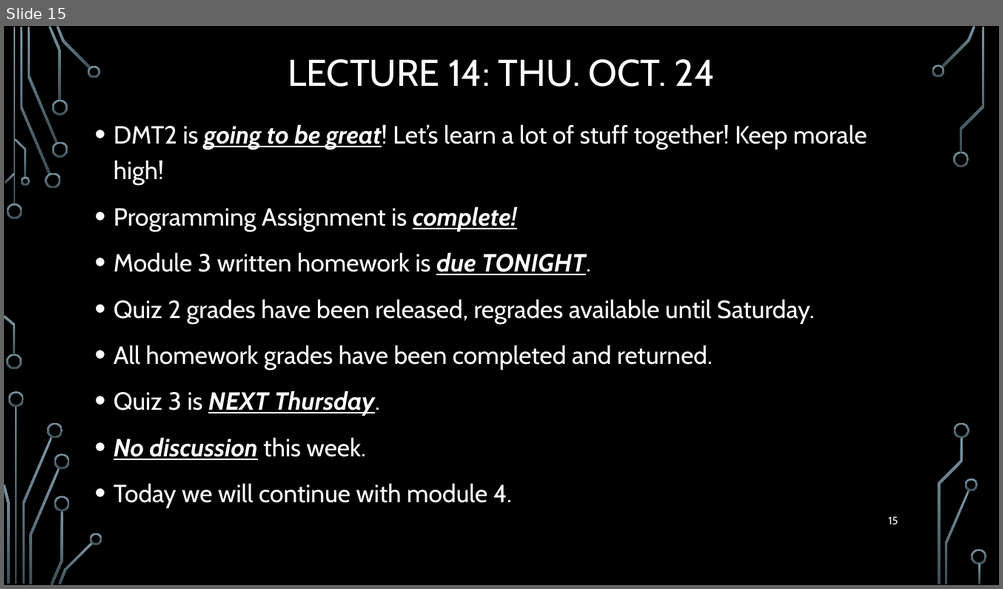
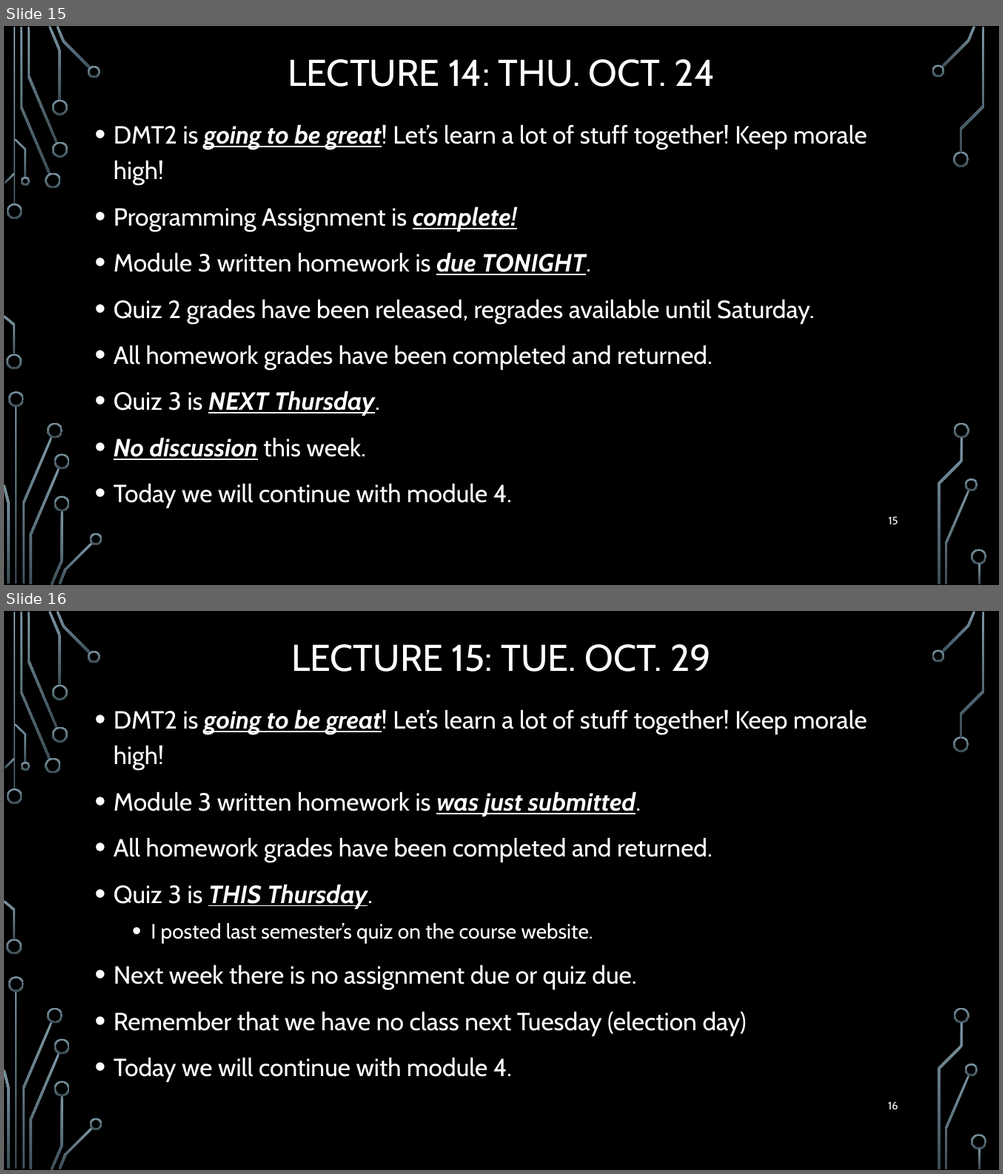
Before and after one commit to markfloryan/dmt2, a slide deck: slides/00-DailyAnnouncements.pptx. Shown one above the other, each under a label of ours: slide 15 before the commit, slides 15 and 16 after it. The pictures are 1003x589 and 1003x1174 pixels, drawn with LibreOffice and Linux fonts; fonts in the diff are those of the drawing; background and template pictures are left out. Boxes give left, top, right and bottom in pixels: in the first picture for what was removed or moved away, otherwise in the second. Text is boxed around its words. In the diff, an @@ line names an element or a change of style, - is before the commit and + after.

```diff
--- a/slides/00-DailyAnnouncements.pptx
+++ b/slides/00-DailyAnnouncements.pptx
@@ slide 16 added at (x1=4, y1=611, x2=999, y2=1170), background picture (left out); not listed: 36 template elements that a slide beside it also shows @@
@@ title added at (x1=291, y1=644, x2=711, y2=672), 36 pt, text #FFFFFF @@
+LECTURE 15: TUE. OCT. 29
@@ text added at (x1=114, y1=709, x2=867, y2=1082), 24 pt, text #FFFFFF @@
+• DMT2 is going to be great! Let’s learn a lot of stuff together! Keep morale high!
+• Module 3 written homework is was just submitted.
+• All homework grades have been completed and returned.
+• Quiz 3 is THIS Thursday.
+  • I posted last semester’s quiz on the course website.
+• Next week there is no assignment due or quiz due.
+• Remember that we have no class next Tuesday (election day)
+• Today we will continue with module 4.
@@ page number added at (x1=888, y1=1102, x2=897, y2=1110), 10.5 pt, text #FFFFFF @@
+16
```
Also in this commit, not shown: 2 other files.
